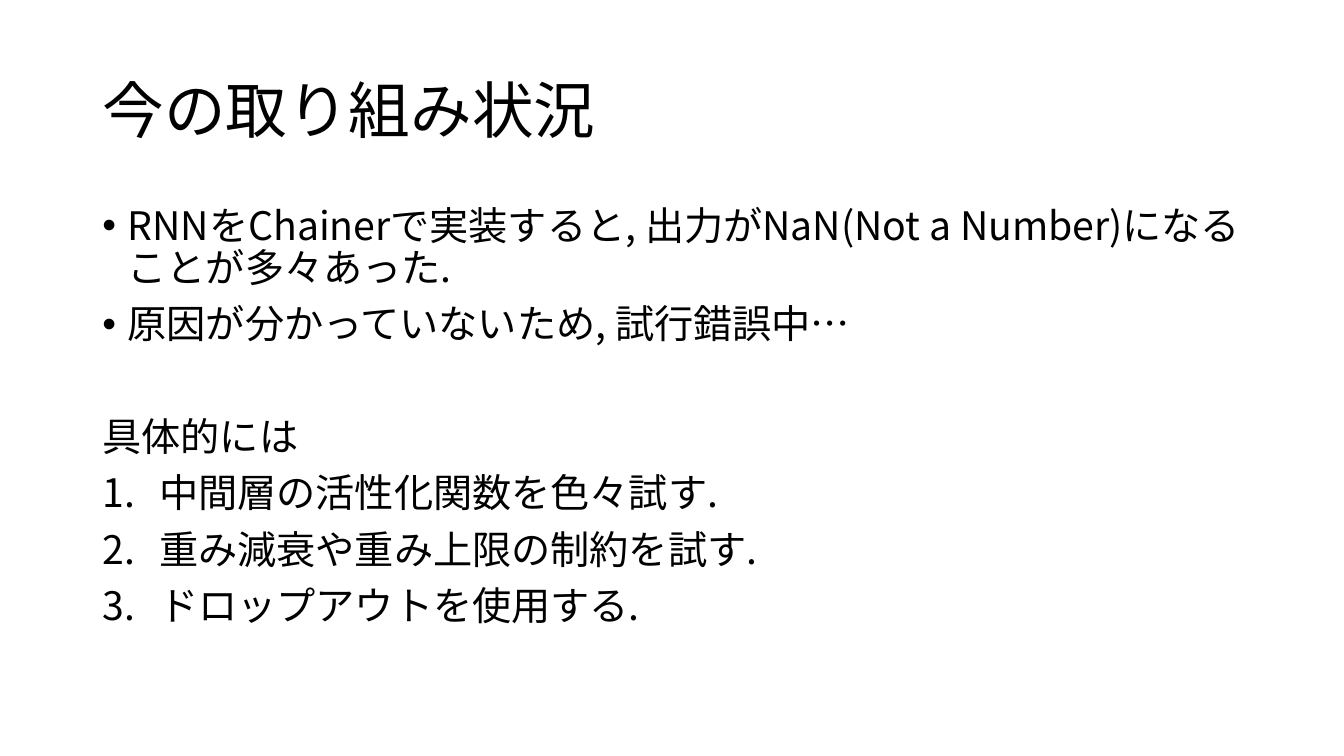
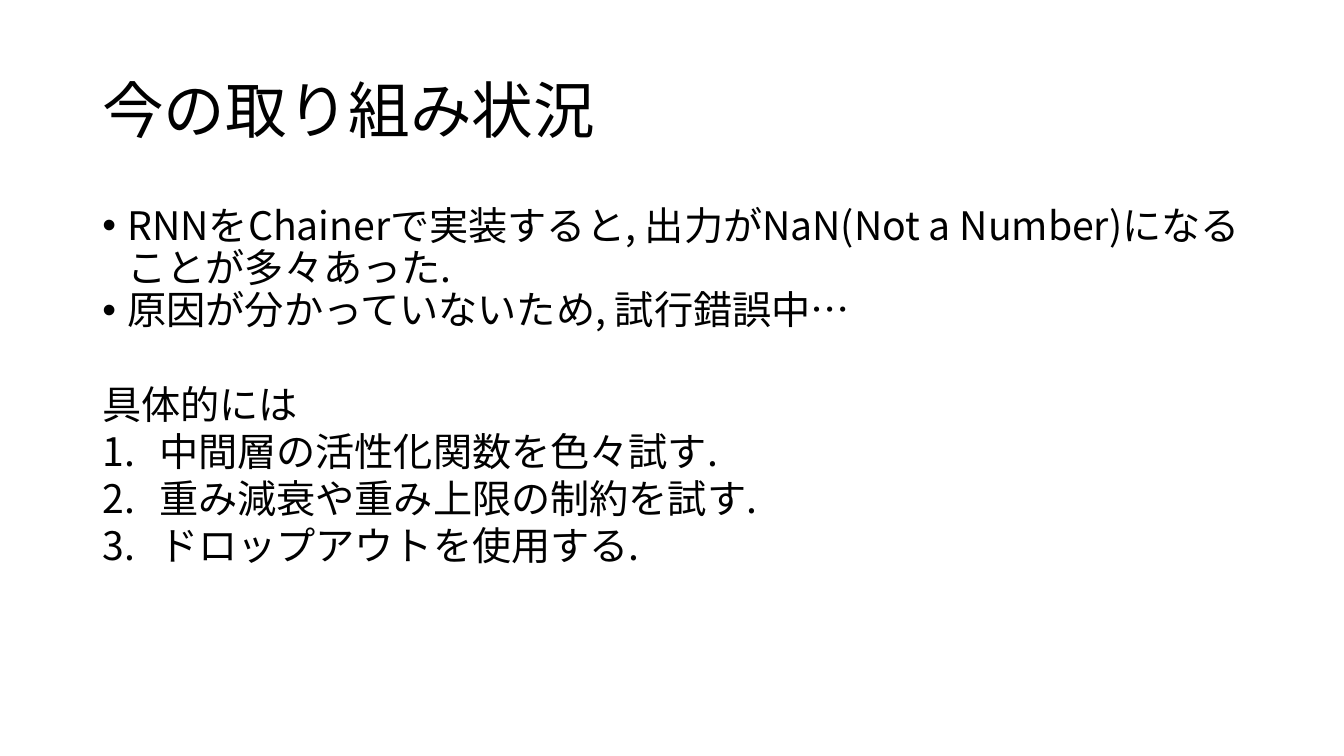
Before and after one commit to Seiya-Yamamoto/example_Chainer, a slide deck: slide 6 of 個別ゼミ第4回.pptx. Drawn at 1344x756 pixels with LibreOffice and Linux fonts; fonts in the diff are those of the drawing. Boxes give left, top, right and bottom in pixels: in the first picture for what was removed or moved away, otherwise in the second. Text is boxed around its words. In the diff, an @@ line names an element or a change of style, - is before the commit and + after.

```diff
--- a/個別ゼミ第4回.pptx
+++ b/個別ゼミ第4回.pptx
@@ text "RNNをChainerで実装すると, 出力がNaN(Not a Number)になることが多々あった." at (x1=102, y1=207, x2=1240, y2=564): less space between paragraphs; line spacing 0.9 to 1 @@
```
Also in this commit, not shown: 3 other slides changed, 2 slides added, 2 slides removed.
